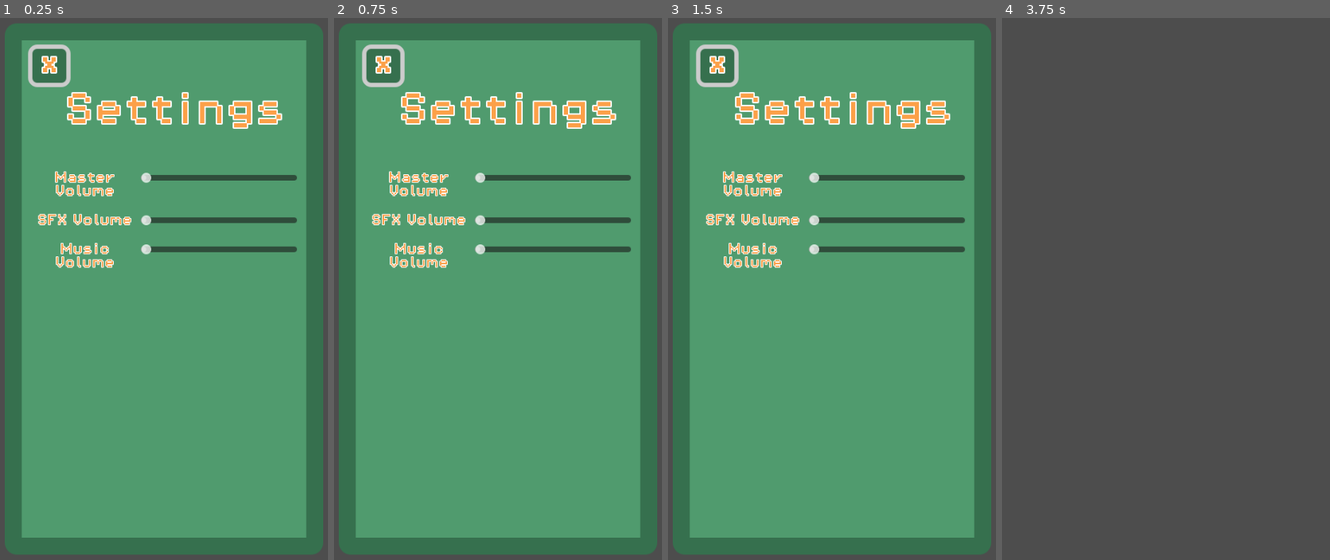
Above: before the commit, frames 1-4 (left to right).
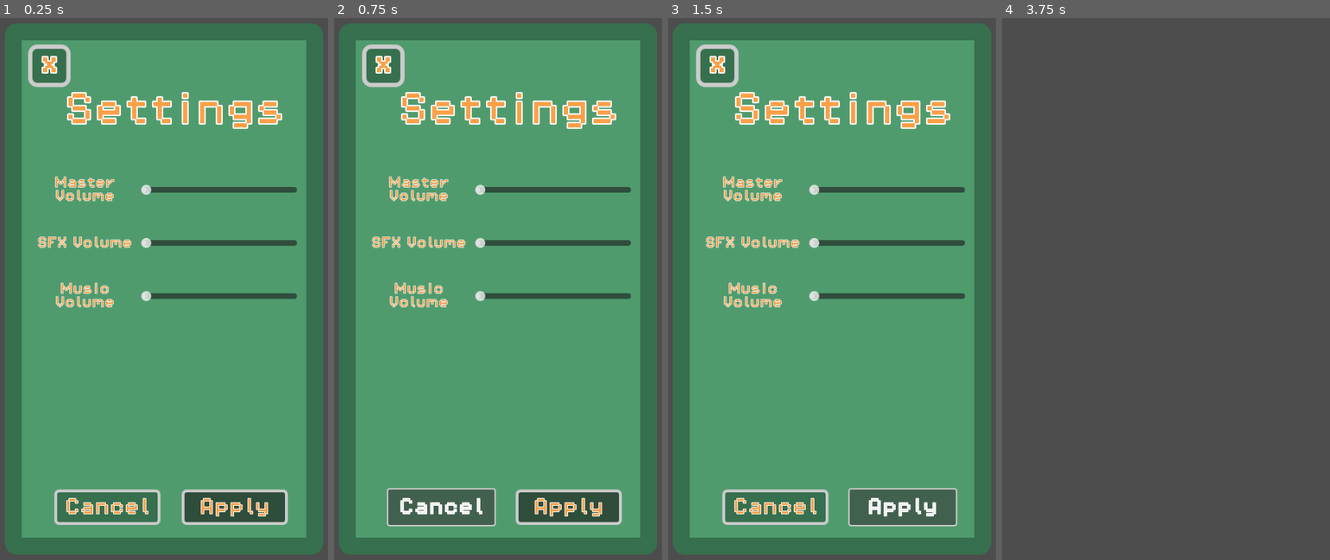
Above: after the commit, the same moments.

Repository: Salvador-1010/flappy-bird-solo-clone
Game: Godot game, scene res://Scenes/settings_screen.tscn
The game is run twice, just before and just after one commit, with the same random seed, the same clock (stepped at 60 frames per second) and the same inputs. This scene is started directly instead of the project's main scene.
Inputs (mouse positions are in pixels of both pictures, inside the frame that each line leads up to):
- Up to frame 1 (0.25 s): no input
- Up to frame 2 (0.75 s): click (442, 505) at 0.5 s, where only the run after the commit has a clickable "Cancel"
- Up to frame 3 (1.5 s): click (900, 505) at 1.25 s, where only the run after the commit has a clickable "Apply"
- Up to frame 4 (3.75 s): click (1234, 505) at 2 s, where only the run after the commit has a clickable "Apply"; click (1234, 505) at 2.75 s, where only the run after the commit has a clickable "Apply"; click "X" at 3.5 s

The runs differ from the first frame. In frame 1, 9.7% of the frame differs, in the area x 11-91%, y 28-94%; in frame 2, 9.9%; in frame 3, 9.9%; in frame 4, nothing differs.

Commit message:
working on having saved data

Diff:
--- a/Scenes/bird.tscn
+++ b/Scenes/bird.tscn
@@ -52,9 +52,11 @@
 [node name="deathAudio" type="AudioStreamPlayer2D" parent="."]
 process_mode = 3
 stream = ExtResource("5_rr33m")
+bus = &"SFX "
 
 [node name="jumpAudio" type="AudioStreamPlayer2D" parent="."]
 stream = ExtResource("6_xf4a6")
+bus = &"SFX "
 
 [connection signal="area_entered" from="DeathCollider" to="." method="_on_death_collider_area_entered"]
 [connection signal="finished" from="deathAudio" to="." method="_on_audio_stream_player_2d_finished"]
--- a/Scenes/pipe_pair.tscn
+++ b/Scenes/pipe_pair.tscn
@@ -24,5 +24,6 @@
 
 [node name="AudioStreamPlayer2D" type="AudioStreamPlayer2D" parent="."]
 stream = ExtResource("4_wsb3u")
+bus = &"SFX "
 
 [connection signal="body_entered" from="Score Line" to="." method="_on_score_line_body_entered"]
--- a/Scenes/settings_screen.tscn
+++ b/Scenes/settings_screen.tscn
@@ -29,6 +29,30 @@
 
 [sub_resource type="StyleBoxEmpty" id="StyleBoxEmpty_ieuc7"]
 
+[sub_resource type="StyleBoxEmpty" id="StyleBoxEmpty_xi1qj"]
+
+[sub_resource type="StyleBoxFlat" id="StyleBoxFlat_ieuc7"]
+bg_color = Color(0.21176471, 0.4392157, 0.30588236, 1)
+border_width_left = 4
+border_width_top = 4
+border_width_right = 4
+border_width_bottom = 4
+corner_radius_top_left = 6
+corner_radius_top_right = 6
+corner_radius_bottom_right = 6
+corner_radius_bottom_left = 6
+
+[sub_resource type="StyleBoxFlat" id="StyleBoxFlat_1e15r"]
+bg_color = Color(0.18431373, 0.3019608, 0.23137255, 1)
+border_width_left = 4
+border_width_top = 4
+border_width_right = 4
+border_width_bottom = 4
+corner_radius_top_left = 6
+corner_radius_top_right = 6
+corner_radius_bottom_right = 6
+corner_radius_bottom_left = 6
+
 [node name="Settings Screen" type="Control"]
 process_mode = 3
 layout_mode = 3
@@ -115,6 +139,7 @@
 theme_override_constants/separation = 25
 
 [node name="MasterVolumeSlider" type="HBoxContainer" parent="Panel/MarginContainer/VBoxContainer/SliderMargains/Slider Containers"]
+custom_minimum_size = Vector2(0, 50)
 layout_mode = 2
 
 [node name="MasterVolumeLabel" type="Label" parent="Panel/MarginContainer/VBoxContainer/SliderMargains/Slider Containers/MasterVolumeSlider"]
@@ -122,7 +147,7 @@
 layout_mode = 2
 theme_override_colors/font_color = Color(0.9882353, 0.627451, 0.28235295, 1)
 theme_override_colors/font_outline_color = Color(1, 1, 1, 1)
-theme_override_constants/outline_size = 4
+theme_override_constants/outline_size = 3
 theme_override_fonts/font = ExtResource("2_xi1qj")
 theme_override_font_sizes/font_size = 16
 text = "Master Volume"
@@ -132,8 +157,12 @@
 [node name="MasterSlider" type="HSlider" parent="Panel/MarginContainer/VBoxContainer/SliderMargains/Slider Containers/MasterVolumeSlider"]
 layout_mode = 2
 size_flags_horizontal = 3
+size_flags_vertical = 4
+max_value = 1.0
+step = 0.05
 
 [node name="SFXVolumeSlider" type="HBoxContainer" parent="Panel/MarginContainer/VBoxContainer/SliderMargains/Slider Containers"]
+custom_minimum_size = Vector2(0, 50)
 layout_mode = 2
 
 [node name="SFXlabel" type="Label" parent="Panel/MarginContainer/VBoxContainer/SliderMargains/Slider Containers/SFXVolumeSlider"]
@@ -141,7 +170,7 @@
 layout_mode = 2
 theme_override_colors/font_color = Color(0.9882353, 0.627451, 0.28235295, 1)
 theme_override_colors/font_outline_color = Color(1, 1, 1, 1)
-theme_override_constants/outline_size = 4
+theme_override_constants/outline_size = 3
 theme_override_fonts/font = ExtResource("2_xi1qj")
 theme_override_font_sizes/font_size = 16
 text = "SFX Volume"
@@ -151,9 +180,12 @@
 [node name="SFXSlider" type="HSlider" parent="Panel/MarginContainer/VBoxContainer/SliderMargains/Slider Containers/SFXVolumeSlider"]
 layout_mode = 2
 size_flags_horizontal = 3
-size_flags_vertical = 1
+size_flags_vertical = 4
+max_value = 1.0
+step = 0.05
 
 [node name="MusicVolumeSlider" type="HBoxContainer" parent="Panel/MarginContainer/VBoxContainer/SliderMargains/Slider Containers"]
+custom_minimum_size = Vector2(0, 50)
 layout_mode = 2
 
 [node name="MusicVolumeLabel" type="Label" parent="Panel/MarginContainer/VBoxContainer/SliderMargains/Slider Containers/MusicVolumeSlider"]
@@ -161,7 +193,7 @@
 layout_mode = 2
 theme_override_colors/font_color = Color(0.9882353, 0.627451, 0.28235295, 1)
 theme_override_colors/font_outline_color = Color(1, 1, 1, 1)
-theme_override_constants/outline_size = 4
+theme_override_constants/outline_size = 3
 theme_override_fonts/font = ExtResource("2_xi1qj")
 text = "Music Volume"
 horizontal_alignment = 1
@@ -170,5 +202,42 @@
 [node name="MusicSlider" type="HSlider" parent="Panel/MarginContainer/VBoxContainer/SliderMargains/Slider Containers/MusicVolumeSlider"]
 layout_mode = 2
 size_flags_horizontal = 3
+size_flags_vertical = 4
+max_value = 1.0
+step = 0.05
+
+[node name="HSeparator2" type="HSeparator" parent="Panel/MarginContainer/VBoxContainer"]
+layout_mode = 2
+theme_override_constants/separation = 240
+theme_override_styles/separator = SubResource("StyleBoxEmpty_xi1qj")
+
+[node name="HBoxContainer" type="HBoxContainer" parent="Panel/MarginContainer/VBoxContainer"]
+layout_mode = 2
+size_flags_horizontal = 4
+size_flags_vertical = 4
+theme_override_constants/separation = 30
+
+[node name="CancelButton" type="Button" parent="Panel/MarginContainer/VBoxContainer/HBoxContainer"]
+custom_minimum_size = Vector2(150, 50)
+layout_mode = 2
+theme_override_colors/font_color = Color(0.9882353, 0.627451, 0.28235295, 1)
+theme_override_colors/font_outline_color = Color(1, 1, 1, 1)
+theme_override_constants/outline_size = 4
+theme_override_fonts/font = ExtResource("2_xi1qj")
+theme_override_font_sizes/font_size = 24
+theme_override_styles/normal = SubResource("StyleBoxFlat_ieuc7")
+text = "Cancel"
+
+[node name="ApplyButton" type="Button" parent="Panel/MarginContainer/VBoxContainer/HBoxContainer"]
+custom_minimum_size = Vector2(150, 50)
+layout_mode = 2
+theme_override_colors/font_color = Color(0.9882353, 0.627451, 0.28235295, 1)
+theme_override_colors/font_outline_color = Color(1, 1, 1, 1)
+theme_override_colors/icon_hover_pressed_color = Color(0.2598694, 0.4101982, 0.3197417, 1)
+theme_override_constants/outline_size = 4
+theme_override_fonts/font = ExtResource("2_xi1qj")
+theme_override_font_sizes/font_size = 24
+theme_override_styles/normal = SubResource("StyleBoxFlat_1e15r")
+text = "Apply"
 
 [connection signal="pressed" from="Panel/MarginContainer/VBoxContainer/ExitSettingsContainer/ExitSettingsButton" to="." method="_on_exit_settings_button_pressed"]
--- /dev/null
+++ b/Scripts/auto_save.gd
@@ -0,0 +1,11 @@
+extends Node
+
+
+# Called when the node enters the scene tree for the first time.
+func _ready() -> void:
+	pass # Replace with function body.
+
+
+# Called every frame. 'delta' is the elapsed time since the previous frame.
+func _process(delta: float) -> void:
+	pass
--- /dev/null
+++ b/default_bus_layout.tres
@@ -0,0 +1,15 @@
+[gd_resource type="AudioBusLayout" format=3 uid="uid://do3w7ajtgn5i3"]
+
+[resource]
+bus/1/name = &"SFX "
+bus/1/solo = false
+bus/1/mute = false
+bus/1/bypass_fx = false
+bus/1/volume_db = 0.0
+bus/1/send = &"Master"
+bus/2/name = &"Music"
+bus/2/solo = false
+bus/2/mute = false
+bus/2/bypass_fx = false
+bus/2/volume_db = 0.0
+bus/2/send = &"Master"
--- a/project.godot
+++ b/project.godot
@@ -14,6 +14,10 @@
 run/main_scene="uid://dxyh6uovnxlnj"
 config/features=PackedStringArray("4.5", "Forward Plus")
 config/icon="res://icon.svg"
+
+[autoload]
+
+AutoSave="*res://Scripts/auto_save.gd"
 
 [display]
 
Not shown: 1 places in Scenes/settings_screen.tscn that only renumber resources
Not shown, added: Scripts/auto_save.gd.uid
